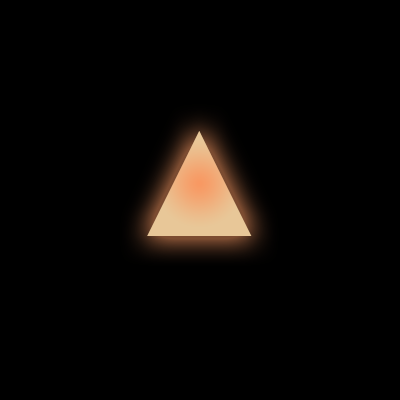
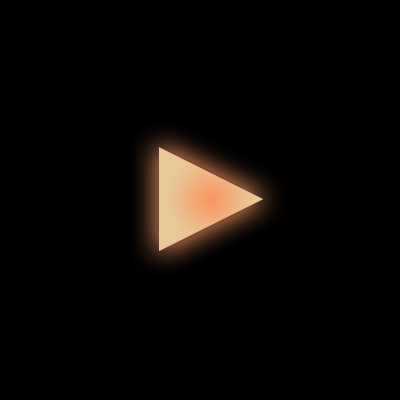
Layers edited between the first and the second 400x400 image:
painted on "▲" over bbox(147, 131, 263, 251)
